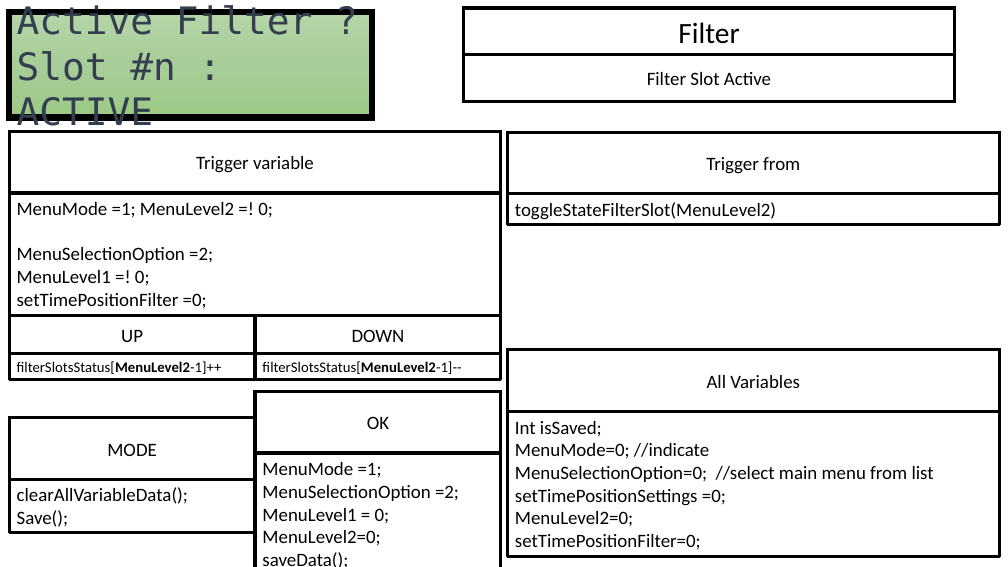
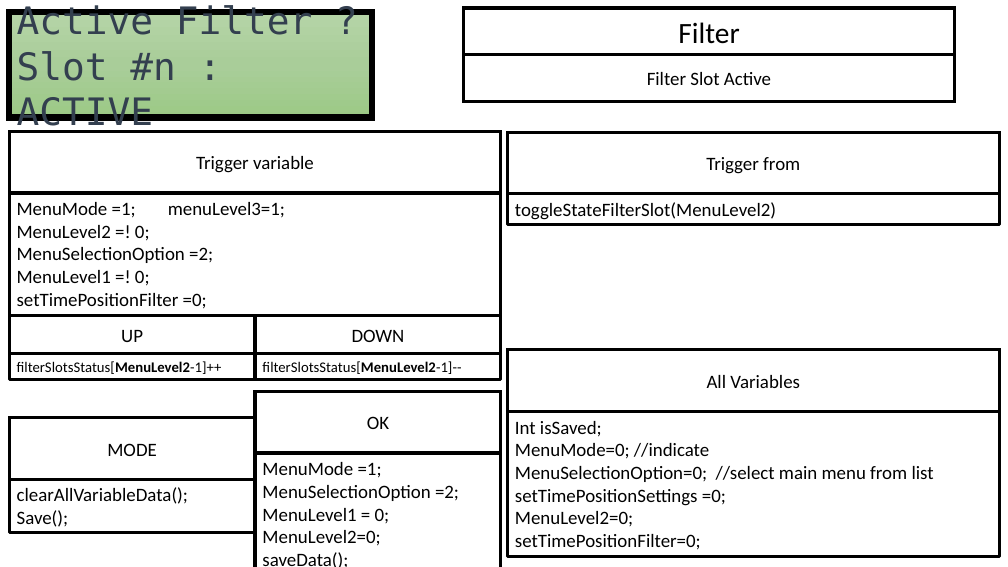
Before and after one commit to DilshanPGN/Fish-tank-automation-Arduino-, a slide deck: slide 30 of ScreensAndVariables.pptx. Drawn at 1008x567 pixels with LibreOffice and Linux fonts; fonts in the diff are those of the drawing. Boxes give left, top, right and bottom in pixels: in the first picture for what was removed or moved away, otherwise in the second. Text is boxed around its words. In the diff, an @@ line names an element or a change of style, - is before the commit and + after.

```diff
--- a/ScreensAndVariables.pptx
+++ b/ScreensAndVariables.pptx
@@ rectangle "MenuMode =1; menuLevel3=1;": place and size @@
-rectangle "MenuMode =1; menuLevel3=1;" at (9, 193, 501, 315)
+rectangle "MenuMode =1; menuLevel3=1;" at (9, 193, 501, 338)
@@ text in rectangle at (17, 202, 285, 241): text changed @@
-MenuMode =1; MenuLevel2 =! 0;
+MenuMode =1; menuLevel3=1;
+MenuLevel2 =! 0;
```
Also in this commit, not shown: 5 other files.
